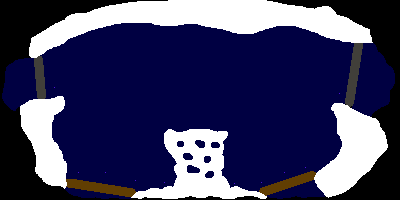
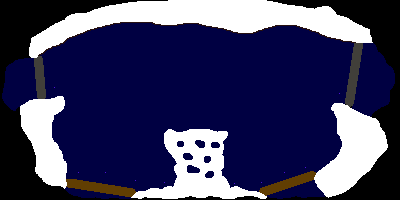
Layered file, before and after one edit (400x200). Changes by layer:
painted on "intro.png" over [38, 22, 356, 56]
